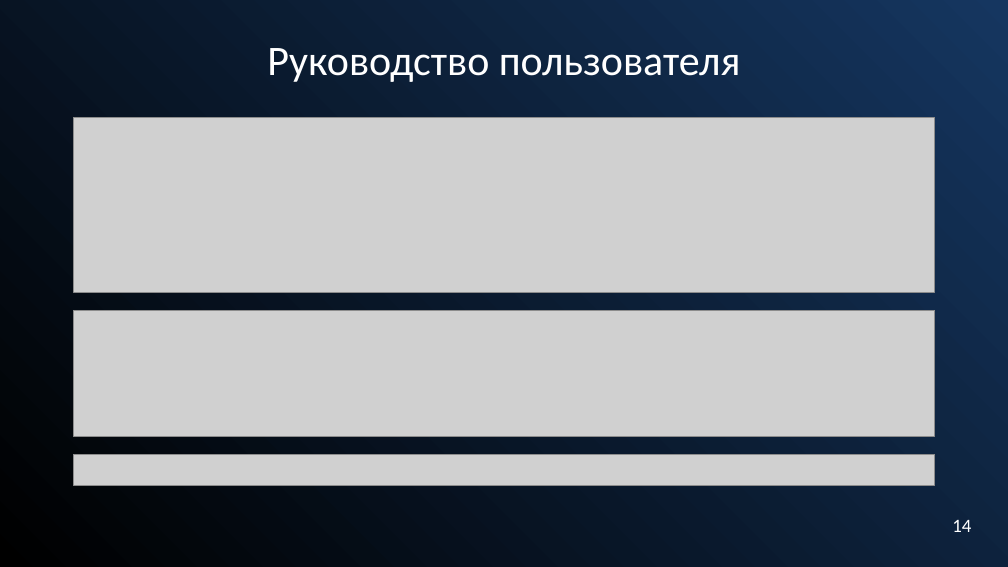
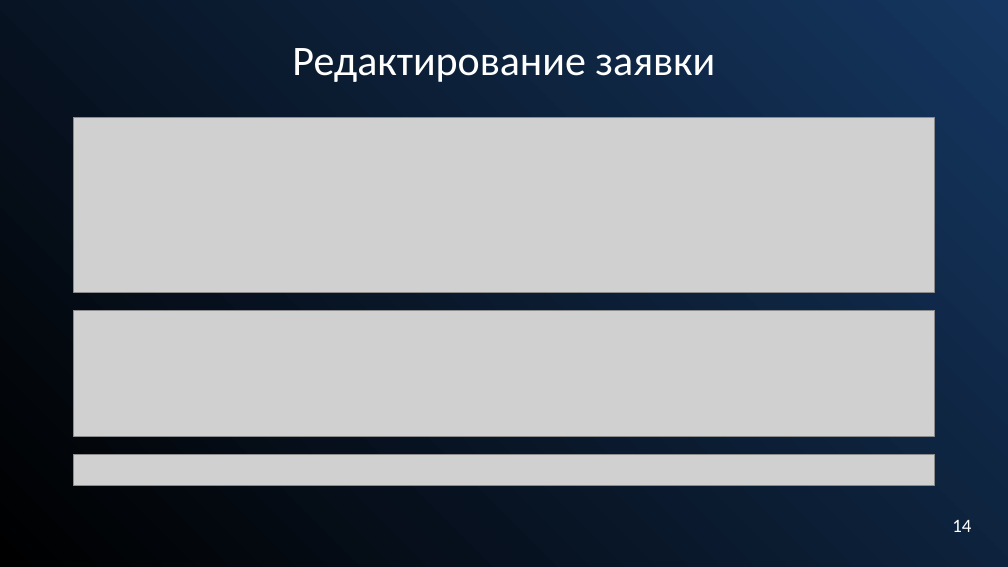
Before and after one commit to Alfamodik/AirCharter, a slide deck: slide 18 of Docs/ВКР/Презентация на защиту диплома.pptx. Drawn at 1008x567 pixels with LibreOffice and Linux fonts; fonts in the diff are those of the drawing; grey boxes stand for pictures. Boxes give left, top, right and bottom in pixels: in the first picture for what was removed or moved away, otherwise in the second. Text is boxed around its words. In the diff, an @@ line names an element or a change of style, - is before the commit and + after.

```diff
--- a/Docs/ВКР/Презентация на защиту диплома.pptx
+++ b/Docs/ВКР/Презентация на защиту диплома.pptx
@@ subtitle at bbox=[292, 48, 715, 82]: text changed @@
-Руководство пользователя
+Редактирование заявки
```
Also in this commit, not shown: 13 other slides changed, 3 slides added, 5 slides removed, 2 other files.
